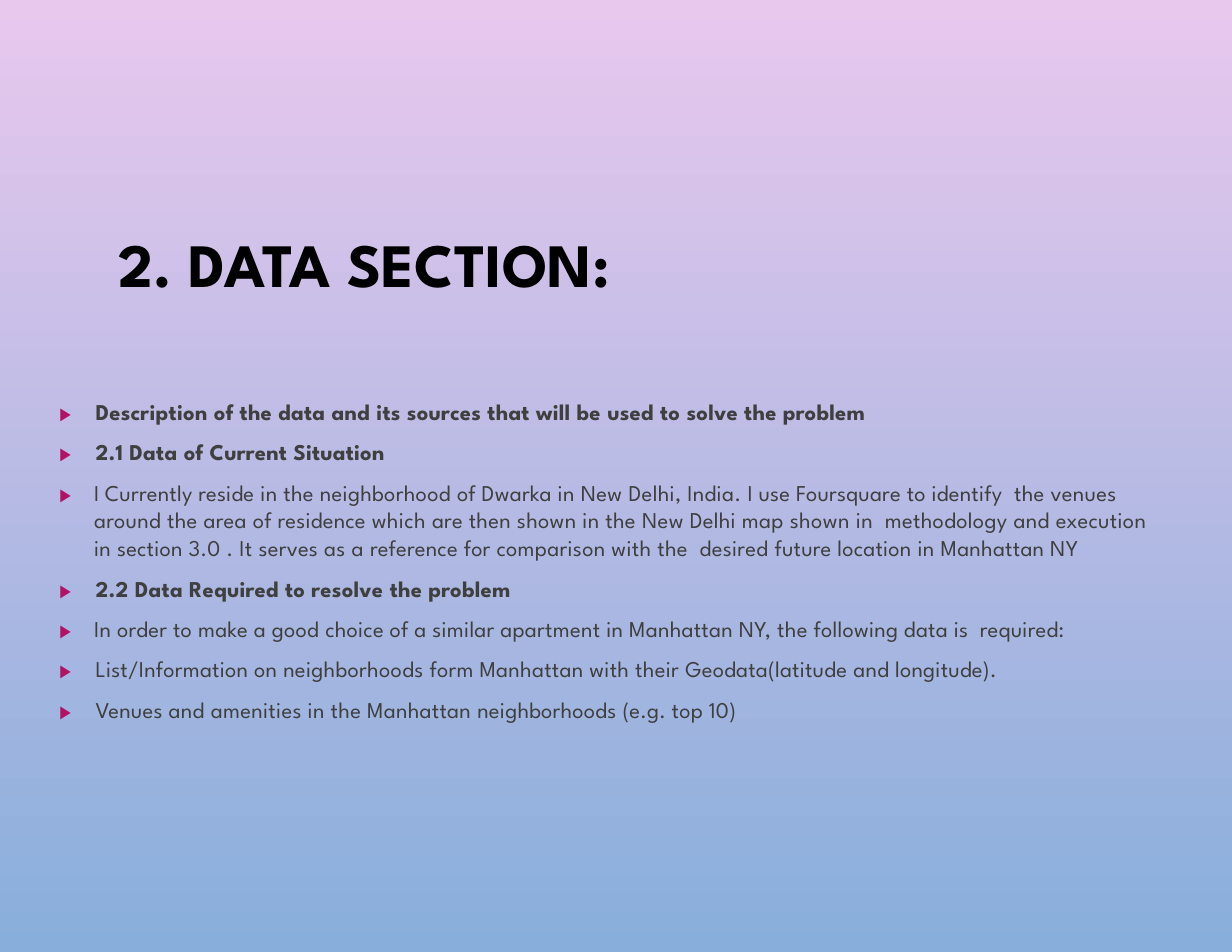
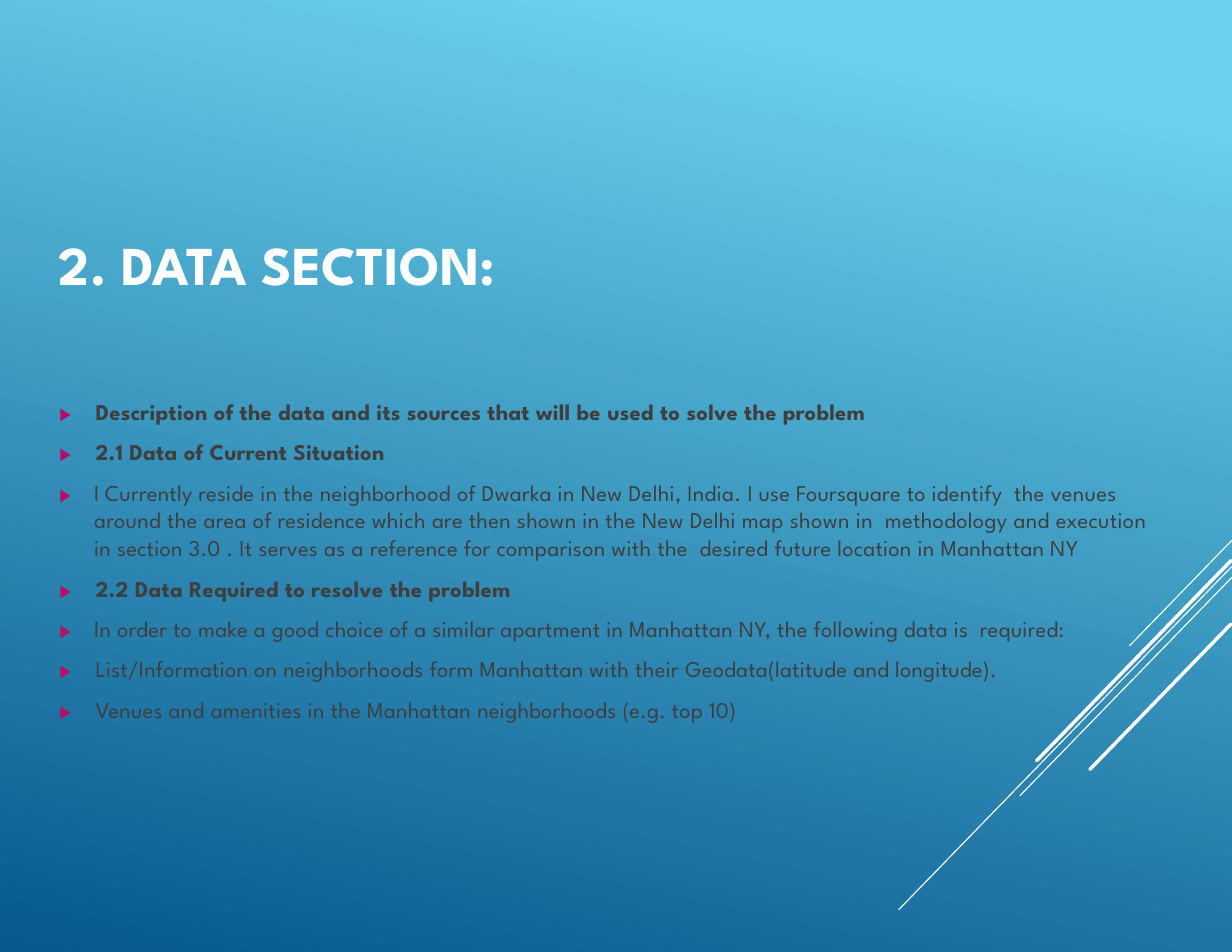
Before and after one commit to Riyazkhan14/Coursera-Capstone-Project, a slide deck: slide 4 of Applied-Data-Science-Capstone-Presentation.pptx. Drawn at 1232x952 pixels with LibreOffice and Linux fonts; fonts in the diff are those of the drawing; background and template pictures are left out. Boxes give left, top, right and bottom in pixels: in the first picture for what was removed or moved away, otherwise in the second. Text is boxed around its words. In the diff, an @@ line names an element or a change of style, - is before the commit and + after.

Commit message:
Published from Watson Studio.
Applied Data Science Capstone Presentation

```diff
--- a/Applied-Data-Science-Capstone-Presentation.pptx
+++ b/Applied-Data-Science-Capstone-Presentation.pptx
@@ background picture (left out) to gradient #6ED2EB to #06588E @@
@@ title "2. DATA SECTION:" at (59,248,495,286): size 39.6 to 35.2 pt, text colour #000000 to #FFFFFF; alignment centre to left @@
@@ group added at (898,541,1232,909): 5 lines @@
```
Also in this commit, not shown: 11 other slides changed.
